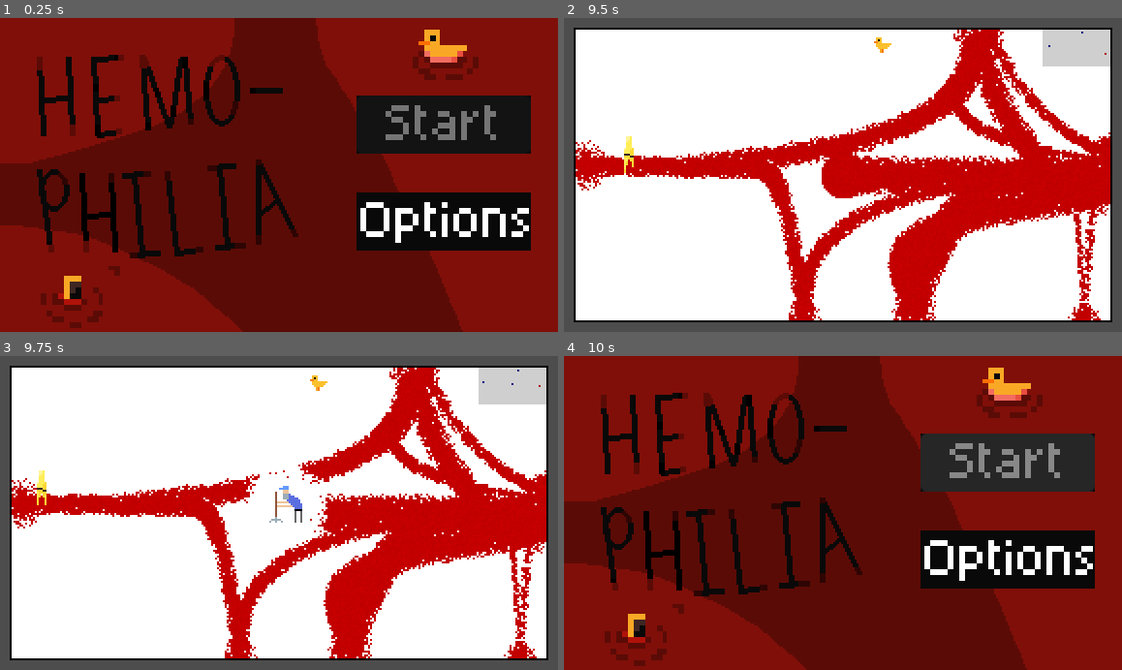
Above: before the commit, frames 1-4 (two rows, left to right).
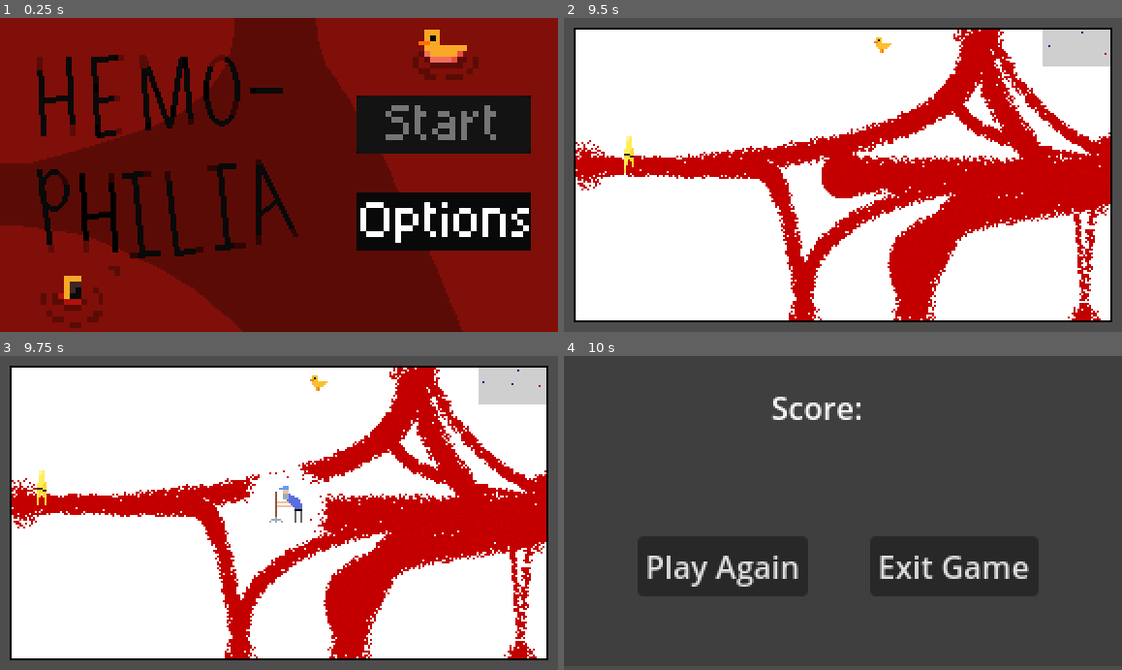
Above: after the commit, the same moments.

Repository: fawfle/blood-jam-cu
Game: Godot game, scene res://scenes/main_menu.tscn
Two runs of this game, one before a commit and one after it. Both use one fixed random seed, a clock stepped at 60 frames per second and the inputs below. This scene is started directly instead of the project's main scene.
Inputs (mouse positions are in pixels of both pictures, inside the frame that each line leads up to):
- Up to frame 1 (0.25 s): no input
- Up to frame 2 (9.5 s): click (1010, 124) at 0.5 s; tap Enter at 1.25, 2.1, 5.85 s; hold D (right) 1.28-2.03 s; tap Shift (dash) at 1.35, 5.1, 8.85 s; hold S (backward) 2.03-2.78 s; hold D (right) 2.78-3.53 s; tap Backspace at 2.85, 6.6 s; hold W (forward) 3.53-4.28 s; tap 0 at 3.6, 7.35 s; hold A (left) 4.28-5.78 s; tap 9 at 4.35, 8.1 s; hold S (backward) 5.78-6.53 s; hold D (right) 6.53-7.28 s; hold W (forward) 7.28-8.03 s; hold D (right) 8.03-8.78 s; hold S (backward) from 8.78 s (still down)
- Up to frame 3 (9.75 s): release S (backward) at 9.53 s; hold A (left) from 9.53 s (still down); tap Enter at 9.6 s
- Up to frame 4 (10 s): keep holding A (left)

Frames 1-3 are identical in both runs. In frame 4, 100% of the frame differs, in the area x 0-100%, y 0-100%.

Commit message:
added ability to restart

Diff:
--- /dev/null
+++ b/scenes/game_over.gd
@@ -0,0 +1,10 @@
+extends Control
+
+var main_menu: PackedScene = preload("res://scenes/main_menu.tscn")
+var game_scene: PackedScene = preload("res://scenes/main.tscn")
+
+func _on_play_again_pressed() -> void:
+	get_tree().change_scene_to_packed(game_scene)
+
+func _on_exit_game_pressed() -> void:
+	get_tree().change_scene_to_packed(main_menu)
--- /dev/null
+++ b/scenes/game_over.tscn
@@ -0,0 +1,45 @@
+[gd_scene load_steps=2 format=3 uid="uid://d1r2xkgvn61wr"]
+
+[ext_resource type="Script" uid="uid://n8v6sms1tk5e" path="res://scenes/game_over.gd" id="1_xeevv"]
+
+[node name="Game Over" type="Control"]
+layout_mode = 3
+anchors_preset = 15
+anchor_right = 1.0
+anchor_bottom = 1.0
+grow_horizontal = 2
+grow_vertical = 2
+script = ExtResource("1_xeevv")
+
+[node name="ColorRect" type="ColorRect" parent="."]
+layout_mode = 0
+offset_right = 288.0
+offset_bottom = 160.0
+color = Color(0.19215687, 0.19215687, 0.19215687, 0.5058824)
+
+[node name="RichTextLabel" type="RichTextLabel" parent="."]
+layout_mode = 0
+offset_left = 107.0
+offset_top = 15.0
+offset_right = 177.0
+offset_bottom = 55.0
+text = "Score:"
+
+[node name="Play Again" type="Button" parent="."]
+layout_mode = 0
+offset_left = 38.0
+offset_top = 93.0
+offset_right = 126.0
+offset_bottom = 124.0
+text = "Play Again"
+
+[node name="Exit Game" type="Button" parent="."]
+layout_mode = 0
+offset_left = 158.0
+offset_top = 93.0
+offset_right = 245.0
+offset_bottom = 124.0
+text = "Exit Game"
+
+[connection signal="pressed" from="Play Again" to="." method="_on_play_again_pressed"]
+[connection signal="pressed" from="Exit Game" to="." method="_on_exit_game_pressed"]
--- a/scenes/ground/ground.gd
+++ b/scenes/ground/ground.gd
@@ -14,6 +14,7 @@
 	Global.ground = self
 
 func _ready() -> void:
+	Global.room_size = Global.start_room_size
 	blood_image = create_image(Global.room_size)
 	blood_texture.set_image(blood_image)
 
--- a/scenes/main.gd
+++ b/scenes/main.gd
@@ -26,6 +26,7 @@
 var enemy_spawn_timer: float = 0.0
 
 var main_menu: PackedScene = preload("res://scenes/main_menu.tscn")
+var game_over: PackedScene = preload("res://scenes/game_over.tscn")
 var fodder_scene: PackedScene = preload("res://scenes/enemies/fodder/fodder.tscn")
 var shooter_scene: PackedScene = preload("res://scenes/enemies/shooter/shooter.tscn")
 var shielded_scene: PackedScene = preload("res://scenes/enemies/shielded/shielded.tscn")
@@ -66,8 +67,9 @@
 	bottom_wall = create_wall()
 	update_walls(Global.room_size)
 
-	Global.room_resized.emit(Global.room_size)
+	Global.room_resized.emit(Global.start_room_size)
 	Global.out_of_blood.connect(_on_death)
+	Global.blood = 100
 
 # Called every frame. 'delta' is the elapsed time since the previous frame.
 func _process(delta: float) -> void:
@@ -136,4 +138,4 @@
 	return total_weight
 
 func _on_death() -> void:
-	get_tree().change_scene_to_packed(main_menu)
+	get_tree().change_scene_to_packed(game_over)
--- a/scenes/main_menu.gd
+++ b/scenes/main_menu.gd
@@ -1,6 +1,6 @@
 extends Node2D
 
-@export var main_game: PackedScene
+var main_game: PackedScene = preload("res://scenes/main.tscn")
 
 func _on_button_pressed() -> void:
 	get_tree().change_scene_to_packed(main_game)
--- a/scenes/main_menu.tscn
+++ b/scenes/main_menu.tscn
@@ -1,12 +1,10 @@
-[gd_scene load_steps=4 format=3 uid="uid://cg8xtskymm6cr"]
+[gd_scene load_steps=3 format=3 uid="uid://cg8xtskymm6cr"]
 
 [ext_resource type="Script" uid="uid://cptnjal7cy2ij" path="res://scenes/main_menu.gd" id="1_l6cm7"]
-[ext_resource type="PackedScene" uid="uid://c8evxvjut3sps" path="res://scenes/main.tscn" id="2_ekxnf"]
 [ext_resource type="Texture2D" uid="uid://cpy4lcsmn1cxx" path="res://sprites/main_menu.png" id="3_bqqt6"]
 
 [node name="Main Menu" type="Node2D"]
 script = ExtResource("1_l6cm7")
-main_game = ExtResource("2_ekxnf")
 
 [node name="MainMenu" type="Sprite2D" parent="."]
 position = Vector2(144, 81)
Not shown, added: scenes/game_over.gd.uid
